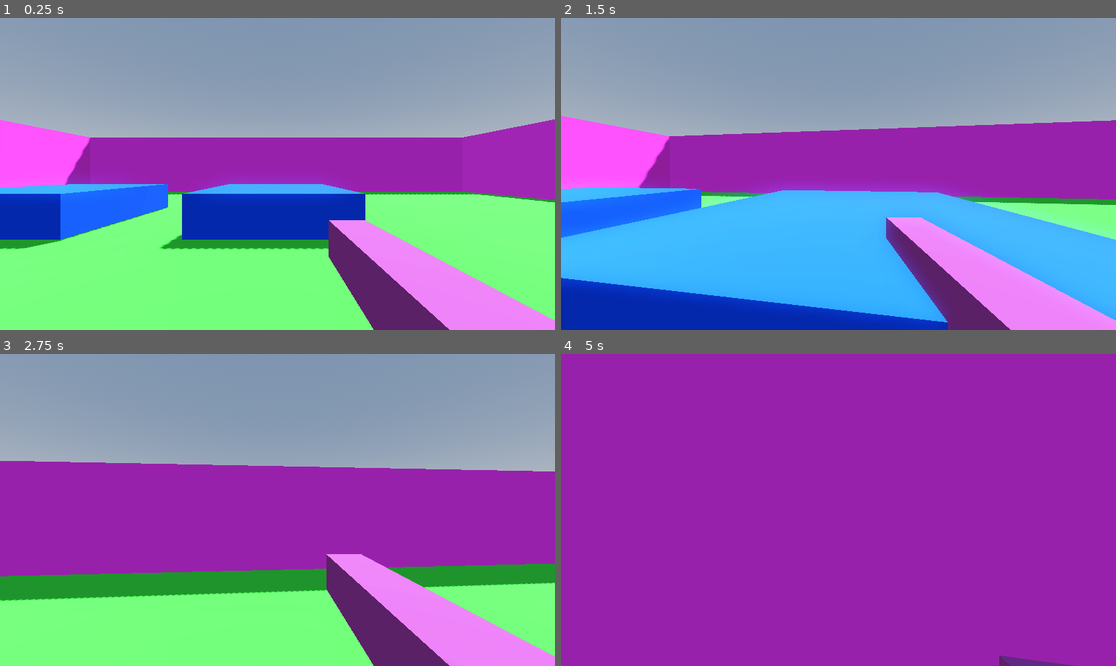
Above: before the commit, frames 1-4 (two rows, left to right).
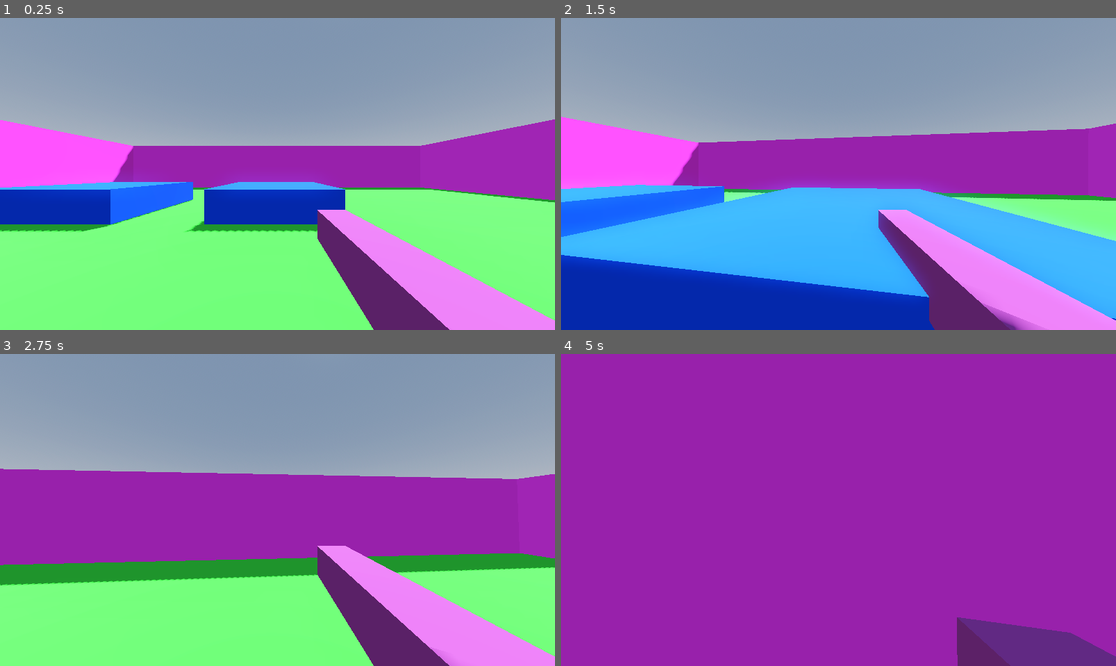
Above: after the commit, the same moments.

Repository: Ayla-McChristie/ProjectRobotCowboy
Game: Godot game, scene res://scenes/world.tscn
The game is run twice, just before and just after one commit, with the same random seed, the same clock (stepped at 60 frames per second) and the same inputs.
Inputs (mouse positions are in pixels of both pictures, inside the frame that each line leads up to):
- Up to frame 1 (0.25 s): no input
- Up to frame 2 (1.5 s): tap Enter (ui_accept) at 0.5 s; move the mouse to (866, 174) at 0.52 s; press the mouse at (866, 174) at 0.53 s; hold W (move_up) from 0.53 s (still down); tap Space (jump) at 0.77 s; move the mouse to (810, 174) at 1.27 s; release the mouse at (810, 174) at 1.28 s; tap Shift (sprint) at 1.35 s
- Up to frame 3 (2.75 s): keep holding W (move_up); tap Space (jump) at 1.52 s; move the mouse to (288, 503) at 2.02 s; press the mouse at (288, 503) at 2.03 s
- Up to frame 4 (5 s): keep holding W (move_up); move the mouse to (832, 516) at 2.77 s; release the mouse at (832, 516) at 2.78 s; tap Shift (sprint) at 2.85, 4.35 s; tap Space (jump) at 3.02, 3.77, 4.52 s; move the mouse to (877, 513) at 3.52 s; press the mouse at (877, 513) at 3.53 s; move the mouse to (794, 506) at 4.27 s; release the mouse at (794, 506) at 4.28 s

The runs differ from the first frame. In frame 1, 9.3% of the frame differs, in the area x 0-99%, y 38-77%; in frame 2, 11%, in the area x 0-100%, y 31-100%; in frame 3, 10%; in frame 4, 3.0%.

Commit message:
sped up reload

Diff:
--- a/scenes/gun.tscn
+++ b/scenes/gun.tscn
@@ -67,7 +67,7 @@
 
 [sub_resource type="Animation" id="Animation_d5tiw"]
 resource_name = "Reload"
-length = 0.2
+length = 0.1
 step = 0.01
 tracks/0/type = "value"
 tracks/0/imported = false
@@ -76,10 +76,10 @@
 tracks/0/interp = 1
 tracks/0/loop_wrap = true
 tracks/0/keys = {
-"times": PackedFloat32Array(0, 0.2),
+"times": PackedFloat32Array(0, 0.1),
 "transitions": PackedFloat32Array(1, 1),
 "update": 0,
-"values": [Vector3(0, 0, 0), Vector3(12.5664, 0, 0)]
+"values": [Vector3(0, 0, 0), Vector3(6.28319, 0, 0)]
 }
 
 [sub_resource type="AnimationLibrary" id="AnimationLibrary_oq35h"]
--- a/scripts/PlayerController.gd
+++ b/scripts/PlayerController.gd
@@ -125,7 +125,7 @@
 	#fov
 	var velocity_clamped = clamp(velocity.length(), 0.5, SPRINT_SPEED * 2)
 	var target_fov = BASE_FOV + FOV_CHANGE * velocity_clamped
-	camera.fov = lerp(camera.fov, target_fov, delta *8.0)
+	#camera.fov = lerp(camera.fov, target_fov, delta *8.0)
 #endregion
 
 #region Gun
